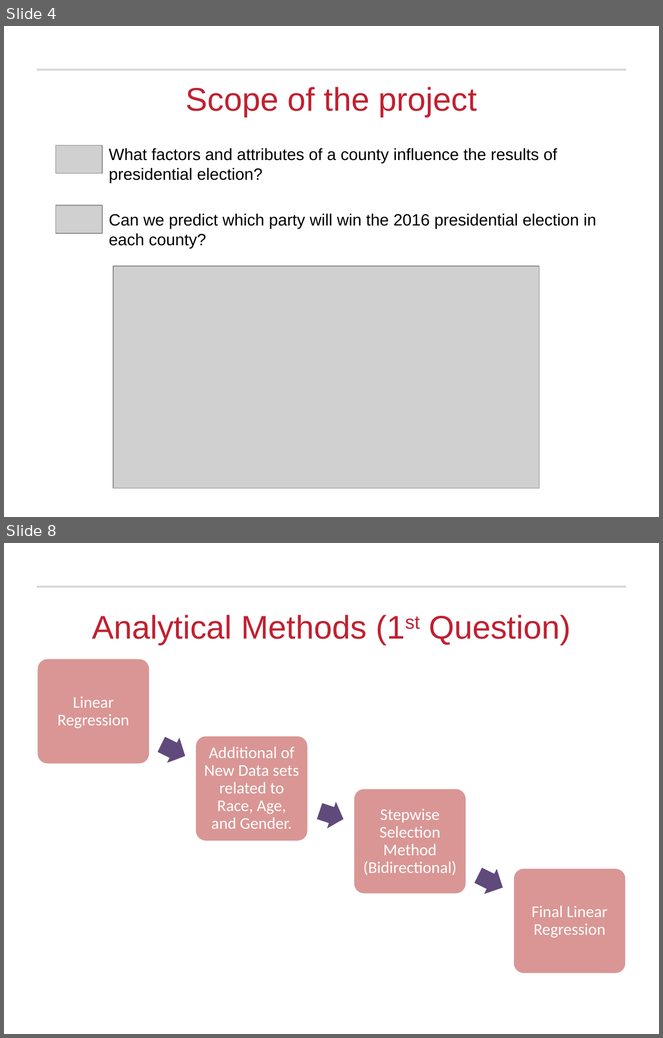
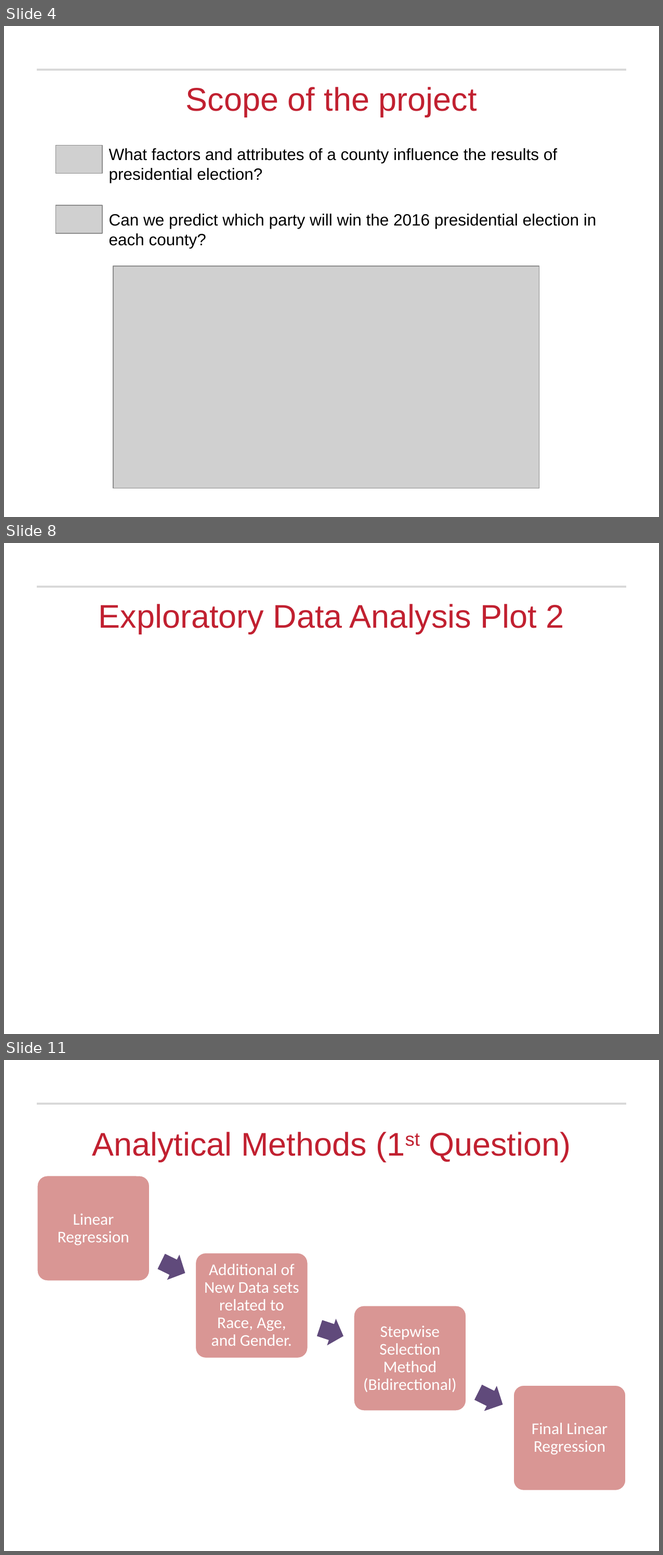
Before and after one commit to rajakash31/Presidential_Election_2016_Classification, a slide deck: Final Submission/Presidential Election Analysis_Final.pptx. Shown one above the other, each under a label of ours: slides 4 and 8 before the commit, slides 4, 8 and 11 after it; the slides between them are not shown. The pictures are 663x1038 and 663x1555 pixels, drawn with LibreOffice and Linux fonts; fonts in the diff are those of the drawing; grey boxes stand for pictures; background and template pictures are left out. Boxes give left, top, right and bottom in pixels: in the first picture for what was removed or moved away, otherwise in the second. Text is boxed around its words. In the diff, an @@ line names an element or a change of style, - is before the commit and + after.

```diff
--- a/Final Submission/Presidential Election Analysis_Final.pptx
+++ b/Final Submission/Presidential Election Analysis_Final.pptx
@@ slide 8 added at (4, 543, 659, 1034), background #FFFFFF; not listed: 1 template element that a slide beside it also shows @@
@@ title added at (99, 604, 565, 634), 36 pt, text #C12030 @@
+Exploratory Data Analysis Plot 2
@@ what was slide 8 is now slide 11 @@
```
Also in this commit, not shown: 3 slides changed, 4 other slides added, 2 slides removed, 7 other files.
